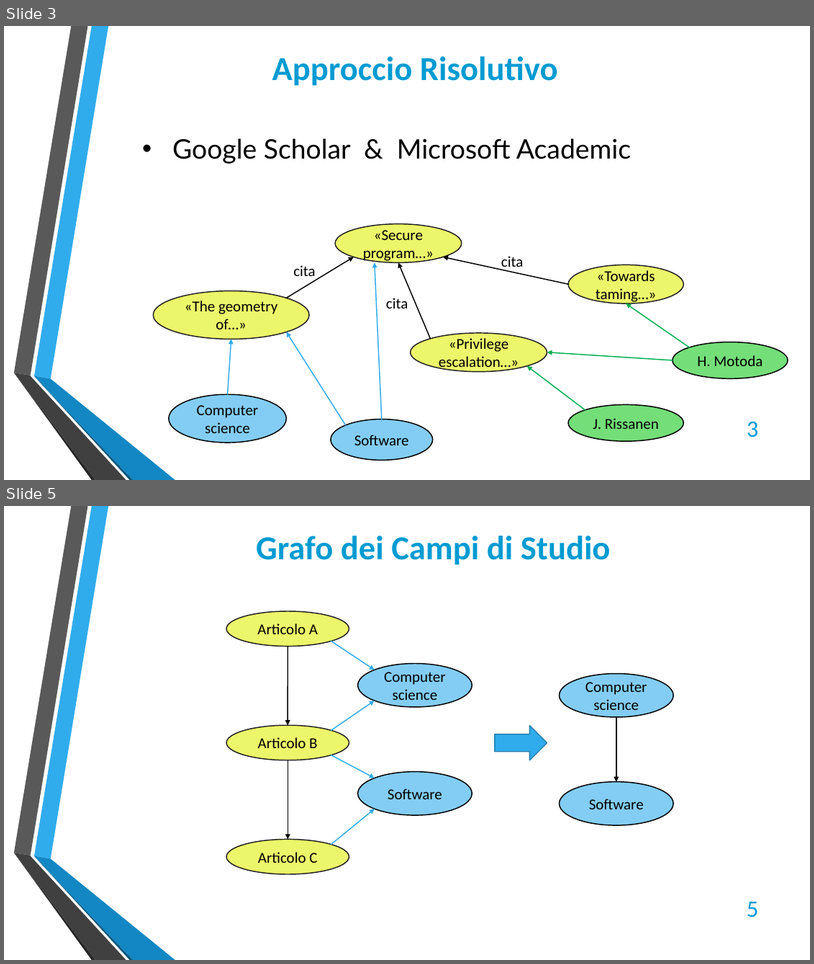
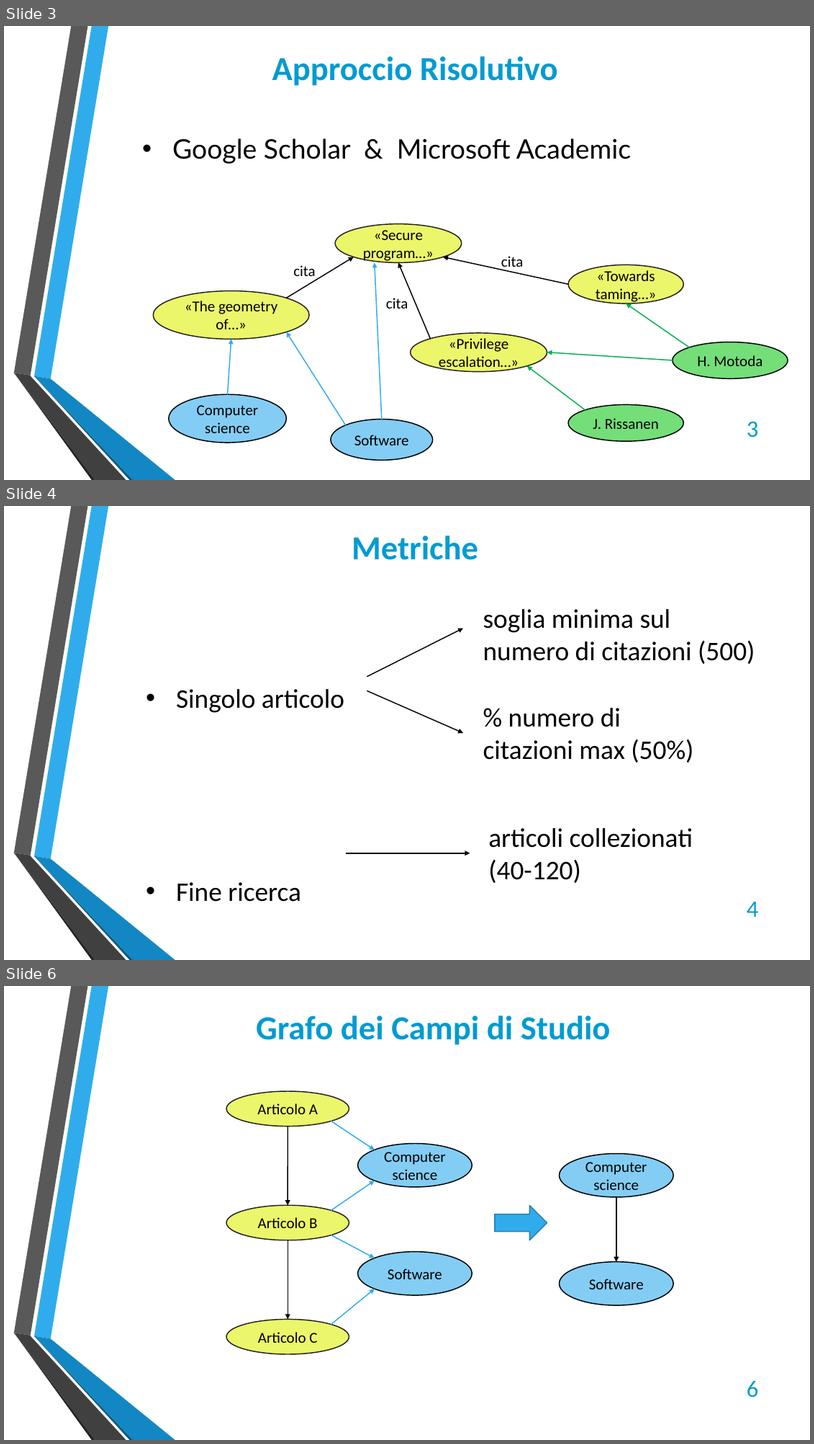
Before and after one commit to return55/lavoro, a slide deck: presentazione.pptx. Shown one above the other, each under a label of ours: slides 3 and 5 before the commit, slides 3, 4 and 6 after it; the slides between them are not shown. The pictures are 814x964 and 814x1444 pixels, drawn with LibreOffice and Linux fonts; fonts in the diff are those of the drawing; background and template pictures are left out. Boxes give left, top, right and bottom in pixels: in the first picture for what was removed or moved away, otherwise in the second. Text is boxed around its words. In the diff, an @@ line names an element or a change of style, - is before the commit and + after.

```diff
--- a/presentazione.pptx
+++ b/presentazione.pptx
@@ slide 4 added at (x1=4, y1=506, x2=810, y2=960), background picture (left out); not listed: 6 template elements that a slide beside it also shows @@
@@ title added at (x1=352, y1=536, x2=478, y2=560), 40 pt, text #009BD2, bold @@
+Metriche
@@ text added at (x1=484, y1=609, x2=755, y2=664), 32 pt, text #000000 @@
+soglia minima sul numero di citazioni (500)
@@ arrow added from (368, 677) to (464, 628), #000000 1.25 pt @@
@@ text added at (x1=176, y1=689, x2=345, y2=901), 32 pt, text #000000 @@
+• Singolo articolo
+• Fine ricerca
@@ arrow added from (368, 691) to (464, 733), #000000 1.25 pt @@
@@ text added at (x1=484, y1=708, x2=694, y2=762), 32 pt, text #000000 @@
+% numero di citazioni max (50%)
@@ text added at (x1=489, y1=828, x2=693, y2=883), 32 pt, text #000000 @@
+articoli collezionati (40-120)
@@ arrow added from (347, 853) to (471, 853), #000000 1.25 pt @@
@@ page number added at (x1=747, y1=901, x2=759, y2=916), 28 pt, text #009BD2 @@
+4
@@ what was slide 5 is now slide 6 @@
@@ page number at (x1=747, y1=1381, x2=759, y2=1397): text changed @@
-5
+6
```
Also in this commit, not shown: 2 slides changed, 3 other files.
